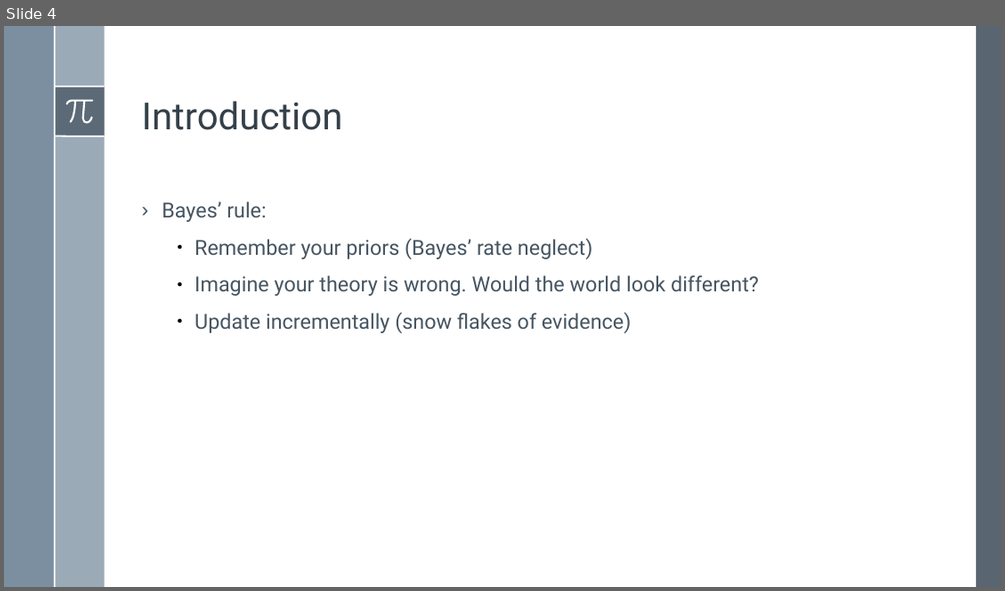
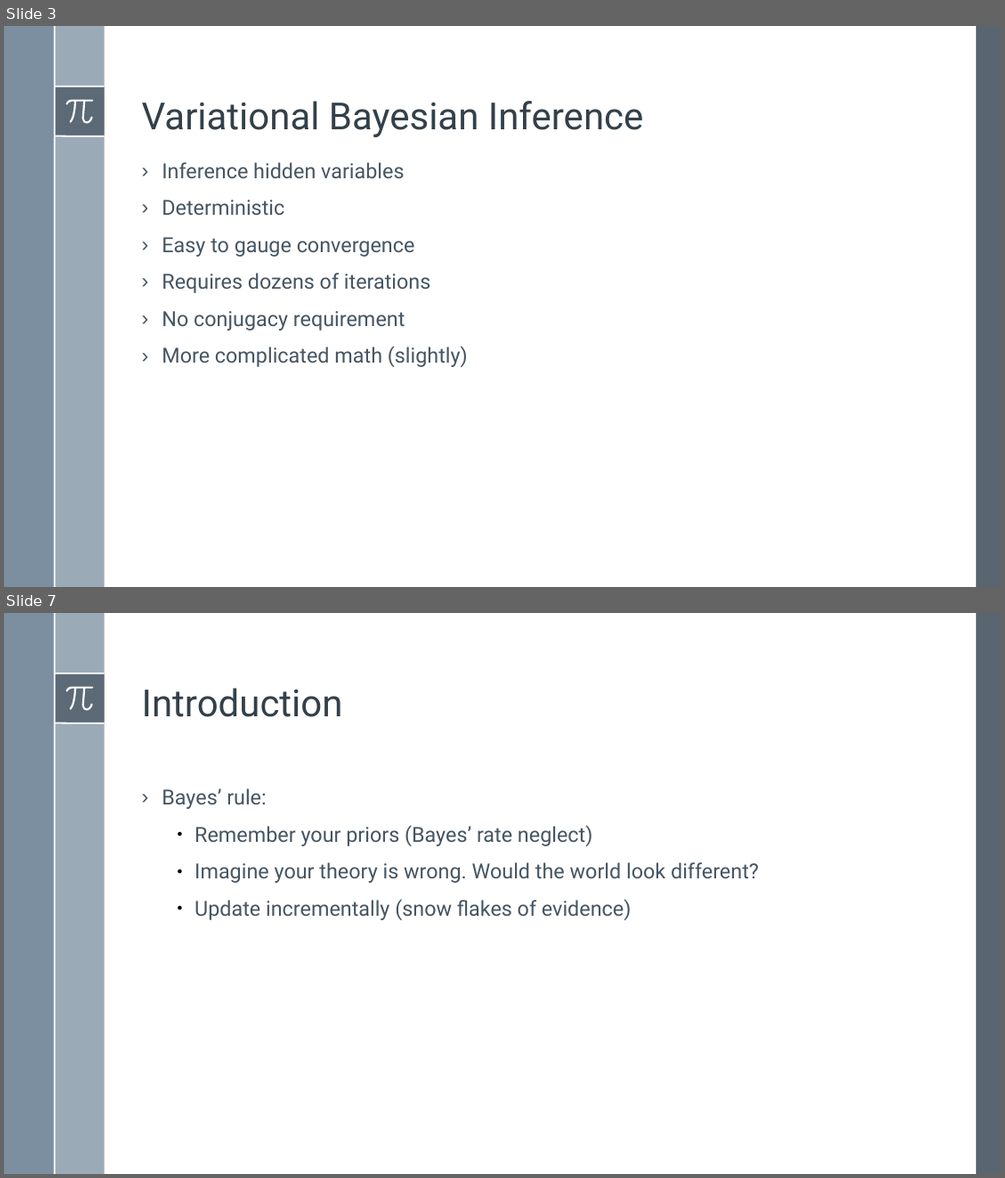
Before and after one commit to BardiaMojra/presentations, a slide deck: unified_probabilistic_deep_continual_learning_through_generative_replay_and_open_set_recognition/presentation.odp. Shown one above the other, each under a label of ours: slide 4 before the commit, slides 3 and 7 after it; the slides between them are not shown. The pictures are 1005x591 and 1005x1178 pixels, drawn with LibreOffice and Linux fonts; fonts in the diff are those of the drawing. Boxes give left, top, right and bottom in pixels: in the first picture for what was removed or moved away, otherwise in the second. Text is boxed around its words. In the diff, an @@ line names an element or a change of style, - is before the commit and + after.

```diff
--- a/unified_probabilistic_deep_continual_learning_through_generative_replay_and_open_set_recognition/presentation.odp
+++ b/unified_probabilistic_deep_continual_learning_through_generative_replay_and_open_set_recognition/presentation.odp
@@ slide 3 added at [4,26,1001,587], background #FFFFFF; not listed: 8 template elements that a slide beside it also shows @@
@@ text added at [142,101,644,137], 36 pt, text #344049 @@
+Variational Bayesian Inference
@@ text added at [162,162,468,367], 20 pt, text #465562 @@
+› Inference hidden variables
+› Deterministic
+› Easy to gauge convergence
+› Requires dozens of iterations
+› No conjugacy requirement
+› More complicated math (slightly)
@@ what was slide 4 is now slide 7 @@
```
Also in this commit, not shown: 1 slide changed, 4 other slides added, 2 slides removed, 4 other files.
